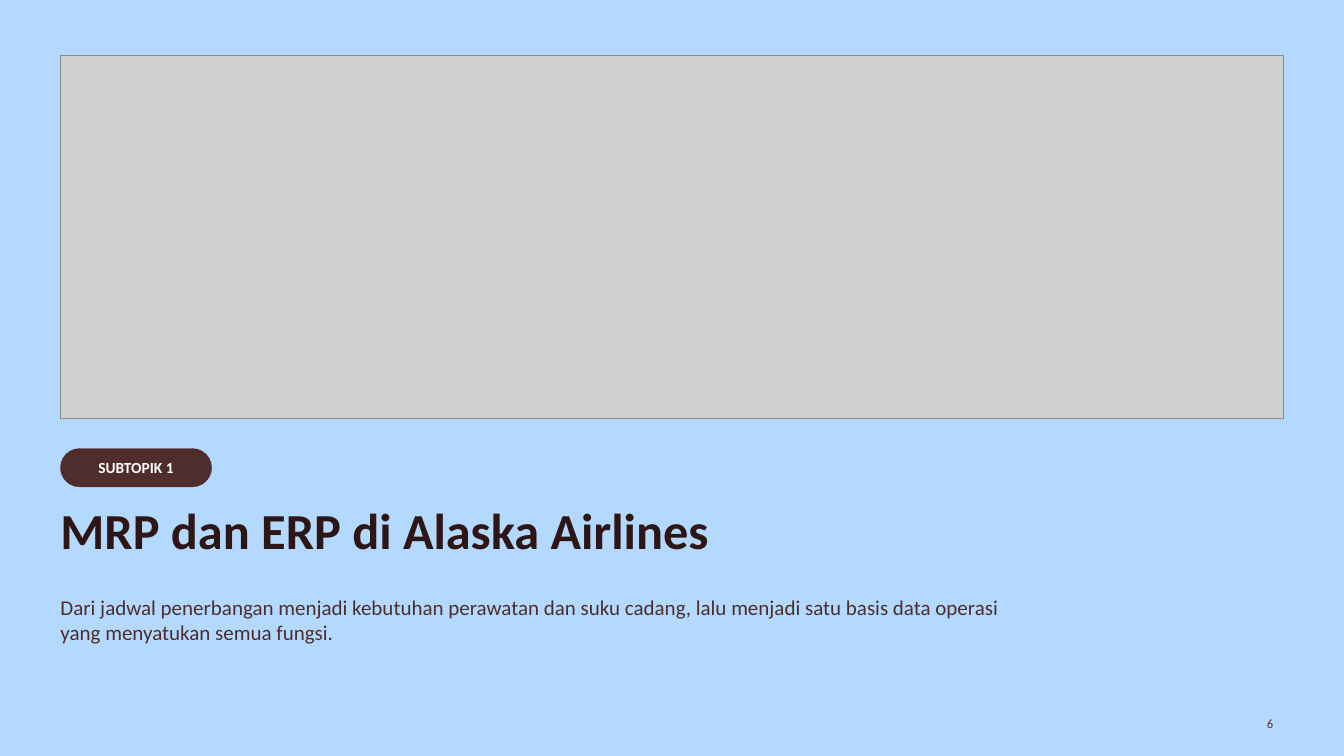
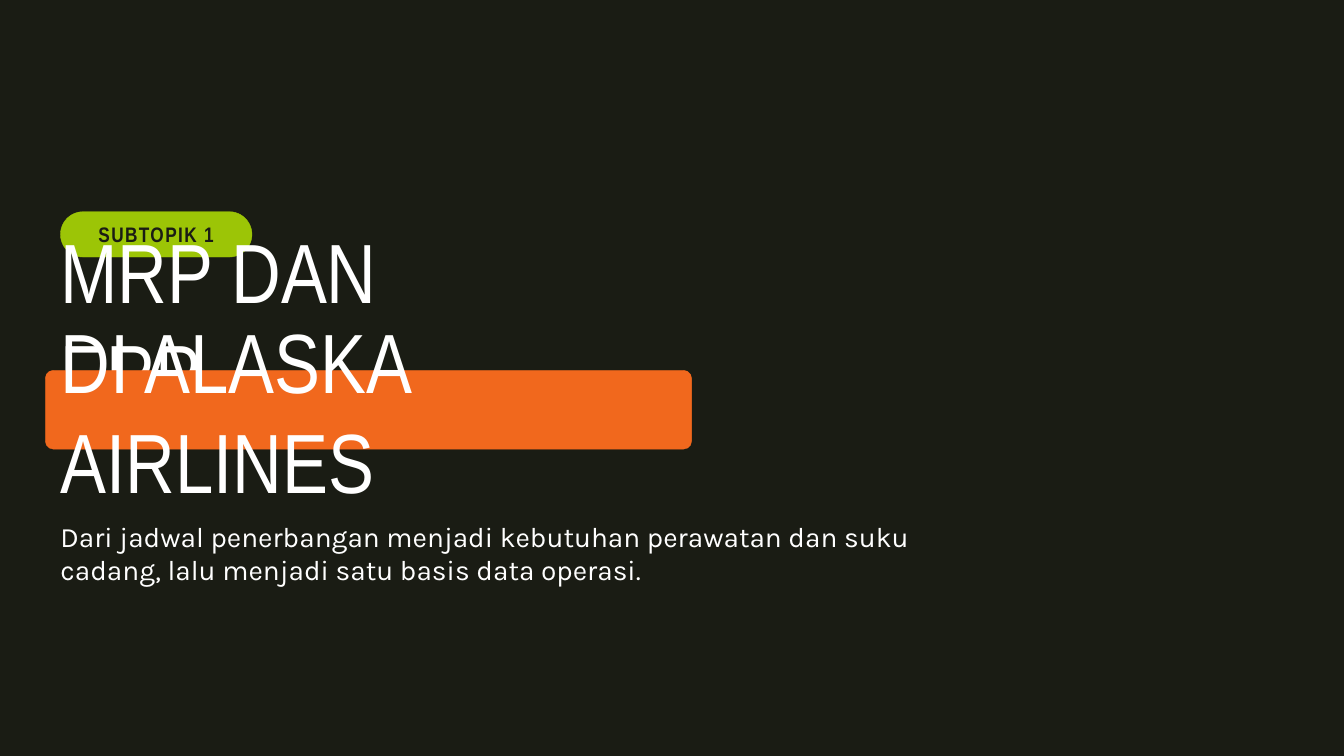
Before and after one commit to aslihabnuri/Dom-Manipulation, a slide deck: slide 6 of presentasi/Planning-and-Control_MRP-ERP-Scheduling_Alaska-Airlines.pptx. Drawn at 1344x756 pixels with LibreOffice and Linux fonts; fonts in the diff are those of the drawing; grey boxes stand for pictures; background and template pictures are left out. Boxes give left, top, right and bottom in pixels: in the first picture for what was removed or moved away, otherwise in the second. Text is boxed around its words. In the diff, an @@ line names an element or a change of style, - is before the commit and + after.

```diff
--- a/presentasi/Planning-and-Control_MRP-ERP-Scheduling_Alaska-Airlines.pptx
+++ b/presentasi/Planning-and-Control_MRP-ERP-Scheduling_Alaska-Airlines.pptx
@@ background #B3D9FE to picture (left out) @@
@@ rectangle added at bbox=[0, 0, 1344, 756], fill #1A1C14 at 58% opacity @@
@@ picture removed at bbox=[60, 55, 1284, 418] @@
@@ text "SUBTOPIK 1": place and size @@
-text "SUBTOPIK 1" at bbox=[98, 463, 174, 473]
+text "SUBTOPIK 1" at bbox=[98, 227, 214, 247]
@@ text "SUBTOPIK 1" at bbox=[98, 227, 214, 247]: size 11 to 15 pt, font Calibri to Arial Narrow, text colour #FFFFFF to #1A1C14, letter spacing 0 to 1 pt @@
@@ text at bbox=[60, 235, 376, 393]: text changed; size 36 to 60 pt; font Calibri to Arial Narrow; text colour #2E1616 to #FFFFFF; bold off @@
-MRP dan ERP di Alaska Airlines
+MRP DAN ERP
@@ text "MRP DAN ERP" at bbox=[60, 235, 376, 393]: vertical alignment top to middle @@
@@ rounded rectangle added at bbox=[60, 212, 252, 257], fill #9CC506, outline #9CC506 0.25 pt @@
@@ text added at bbox=[60, 325, 413, 494], 60 pt, text #FFFFFF @@
+DI ALASKA AIRLINES
@@ rounded rectangle added at bbox=[45, 370, 692, 449], fill #F1681D, outline #F1681D 0.25 pt @@
@@ rounded rectangle removed at bbox=[60, 449, 212, 487] @@
@@ text at bbox=[60, 527, 908, 587]: text changed; size 15 to 20 pt; font Calibri to Karla; text colour #4F2D2C to #FFFFFF @@
-Dari jadwal penerbangan menjadi kebutuhan perawatan dan suku cadang, lalu menjadi satu basis data operasi yang menyatukan semua fungsi.
+Dari jadwal penerbangan menjadi kebutuhan perawatan dan suku cadang, lalu menjadi satu basis data operasi.
@@ page number: place and size @@
-page number at bbox=[1267, 719, 1273, 728]
+page number at bbox=[1230, 706, 1284, 738]
@@ page number at bbox=[1230, 706, 1284, 738]: size 9 to 12 pt, font Calibri to Karla, text colour #4F2D2C to #1A1C14 @@
```
Also in this commit, not shown: 18 other slides changed, 1 slide added, 1 slide removed, 20 other files.
